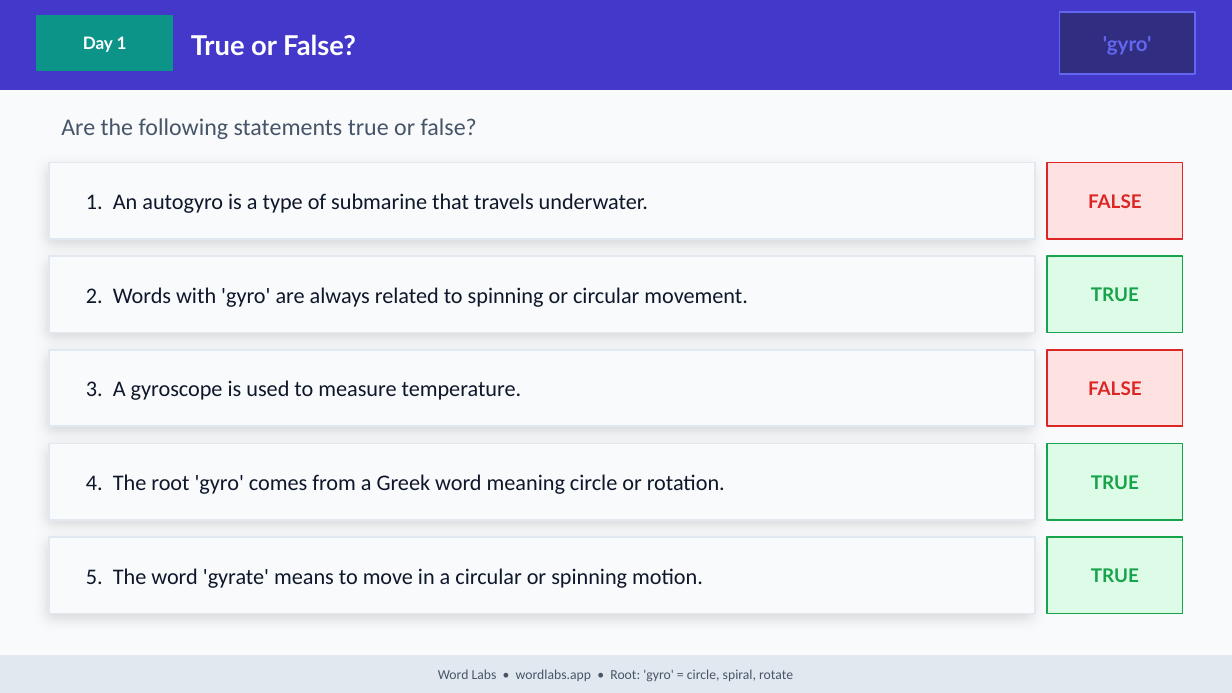
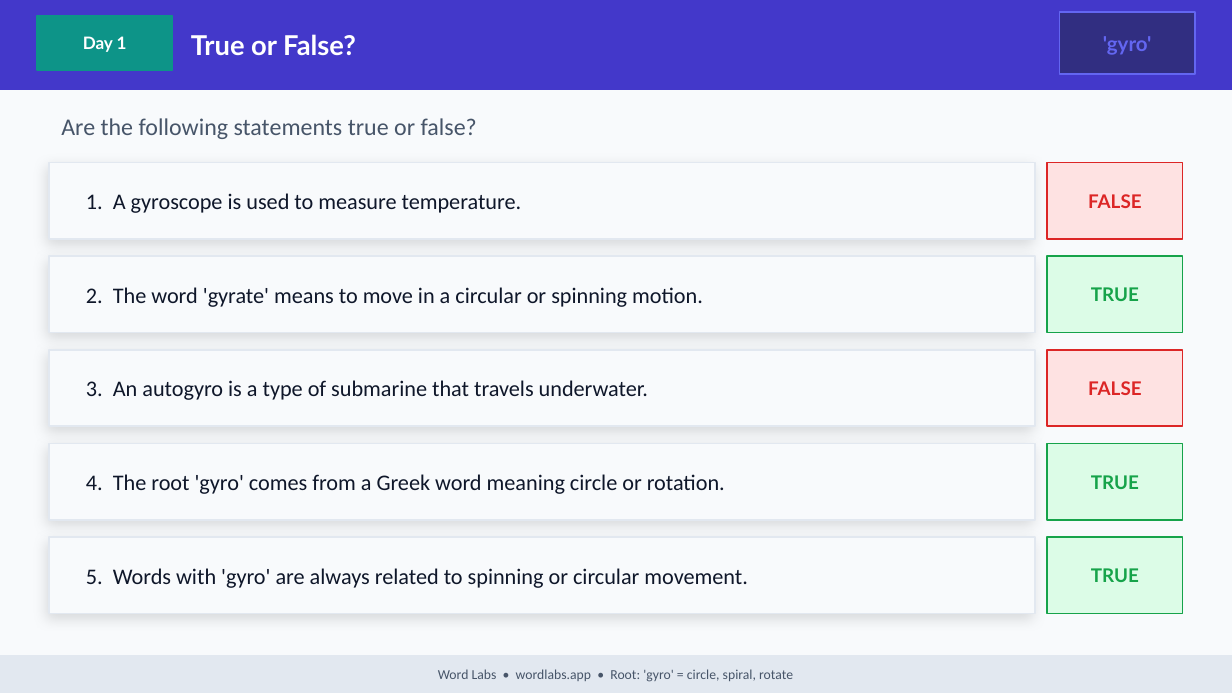
Before and after one commit to NickD135/morphology-builder, a slide deck: slide 5 of output/wordlabs-gyro-3day.pptx. Drawn at 1232x693 pixels with LibreOffice and Linux fonts; fonts in the diff are those of the drawing. Boxes give left, top, right and bottom in pixels: in the first picture for what was removed or moved away, otherwise in the second. Text is boxed around its words. In the diff, an @@ line names an element or a change of style, - is before the commit and + after.

```diff
--- a/output/wordlabs-gyro-3day.pptx
+++ b/output/wordlabs-gyro-3day.pptx
@@ text at (86,193,522,213): text changed @@
-1. An autogyro is a type of submarine that travels underwater.
+1. A gyroscope is used to measure temperature.
@@ text at (86,287,703,307): text changed @@
-2. Words with 'gyro' are always related to spinning or circular movement.
+2. The word 'gyrate' means to move in a circular or spinning motion.
@@ text at (86,380,648,400): text changed @@
-3. A gyroscope is used to measure temperature.
+3. An autogyro is a type of submarine that travels underwater.
@@ text at (86,568,747,588): text changed @@
-5. The word 'gyrate' means to move in a circular or spinning motion.
+5. Words with 'gyro' are always related to spinning or circular movement.
```
Also in this commit, not shown: 5 other slides changed, 43 other files.
